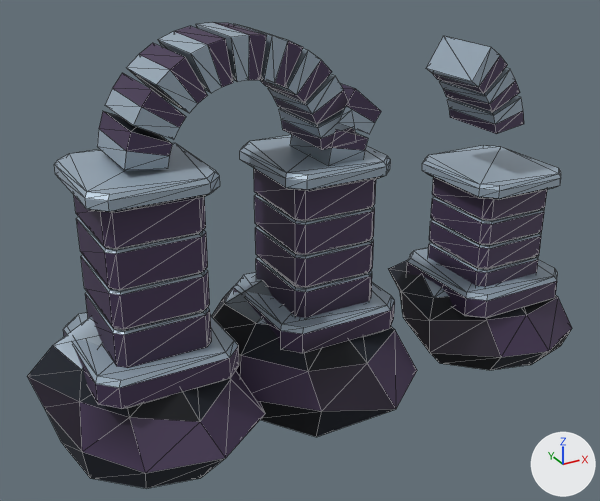
One commit to the glTF model assets/models/scenery/sanctuary-broken-span.glb: the scene before it, then after it.
One viewpoint serves both versions: a 50 mm lens placed at (-7.63, -11.66, 8.83), pointed at (-0.89, 0.58, 2.71). Arrows for +X, +Y and +Z are at lower right; the lights stay in place. The older version comes first. Mesh edges are drawn as thin lines. Vertices at exactly the same position are counted once.

The first picture shows 'sanctuary-broken-span'.
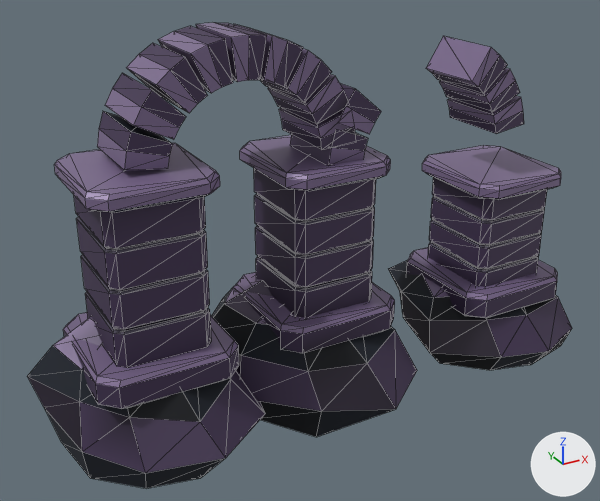
Diff of the bpy script that builds the scene:
```diff
--- a/assets/models/scenery/sanctuary-broken-span.glb.py
+++ b/assets/models/scenery/sanctuary-broken-span.glb.py
@@ mat_broken_processional_span_bevel @@
 n2 = _N.new('ShaderNodeMix'); n2.name = 'Mix'
 n2.inputs[0].default_value = 1.0  # 'Factor'
-n2.inputs[7].default_value = (0.342, 0.429, 0.515, 1.0)  # 'B', greyish blue #9eafbe
+n2.inputs[7].default_value = (0.223, 0.162, 0.301, 1.0)  # 'B', greyish purple #827095
 n3 = _N.new('ShaderNodeVertexColor'); n3.name = 'Color Attribute'
@@ mat_processional_slate_scars @@
+mat_processional_slate_scars = bpy.data.materials.new('Processional slate scars')
+# nodes: BsdfPrincipled, Mix, OutputMaterial, VertexColor
+# colours: greyish purple #534f60, mixed with the vertex colours
@@ me_sanctuary_broken_span @@
 me_sanctuary_broken_span.from_pydata(...)  # 1059 vertices, 1962 faces; spans x -5.9..5.58, y -1.83..2.89, z 0.0..6.83
 # used by ob_sanctuary_broken_span; location = (0.0, 0.0, 0.0)
+# me_sanctuary_broken_span part 1: 264 faces spanning x -4.79..3.97, y -0.79..1.28, z 2.0..4.68 switch from mat_broken_processional_span_bevel to mat_processional_slate_scars
 me_sanctuary_broken_span.materials.append(mat_broken_processional_span_substructure)
```

Pixel boxes [x1, y1, x2, y2] of what changed, in the pictures (600 x 501 px):
'sanctuary-broken-span', surface changed
    both: [52, 23, 561, 390]
part 1 of me_sanctuary_broken_span, recoloured
    both: [77, 194, 545, 335]
